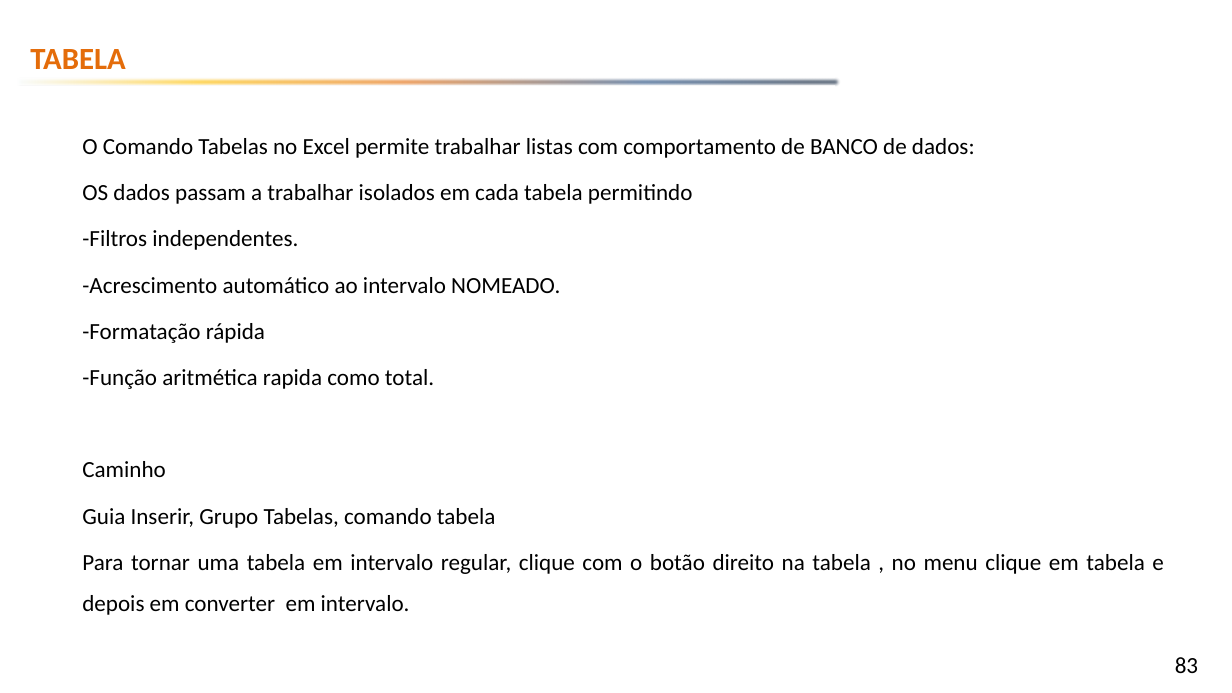
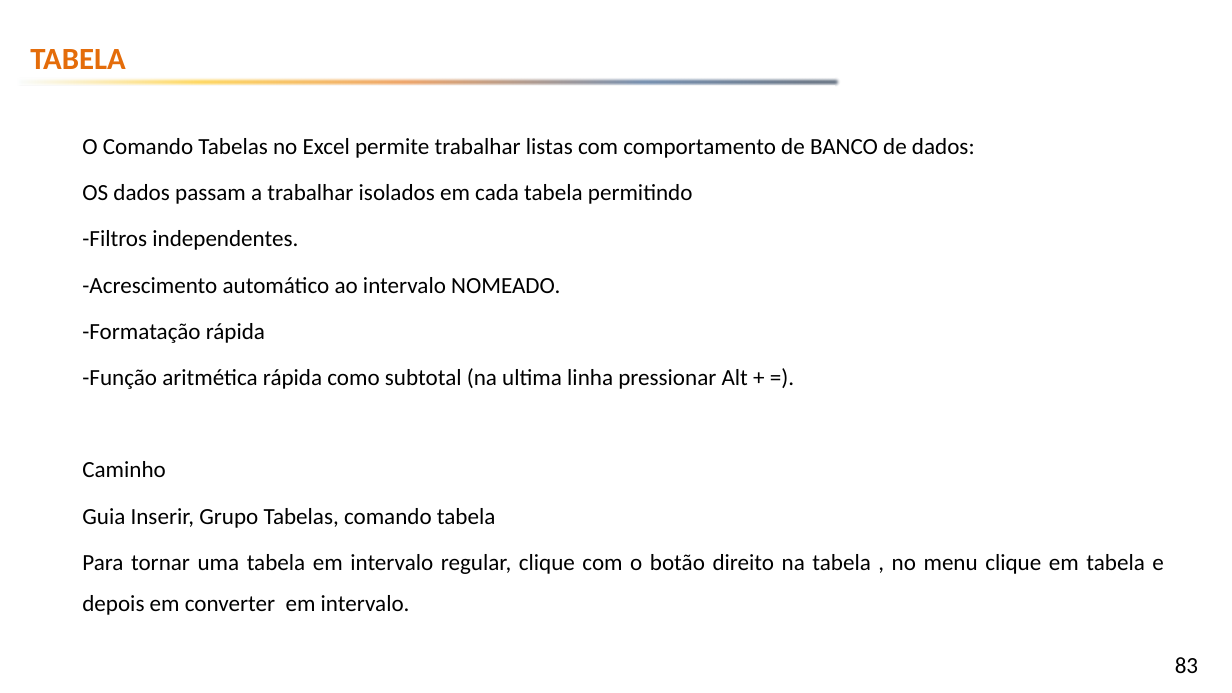
Before and after one commit to emerson-fenrir/Excel_Basico, a slide deck: slide 83 of Professor/Aula3.pptx. Drawn at 1232x693 pixels with LibreOffice and Linux fonts; fonts in the diff are those of the drawing; background and template pictures are left out. Boxes give left, top, right and bottom in pixels: in the first picture for what was removed or moved away, otherwise in the second. Text is boxed around its words. In the diff, an @@ line names an element or a change of style, - is before the commit and + after.

```diff
--- a/Professor/Aula3.pptx
+++ b/Professor/Aula3.pptx
@@ text at (x1=82, y1=368, x2=748, y2=389): text changed @@
--Função aritmética rapida como total.
+-Função aritmética rápida como subtotal (na ultima linha pressionar Alt + =).
```
Also in this commit, not shown: 2 other slides changed, 5 slides added, 3 other files.
